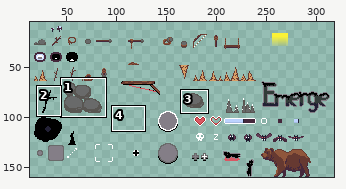
Pixel-art file: Assets/Sprites/Atlas/Atlas_01.aseprite. Above, an overview of the earlier version with the close-up marked.
Close-up. Old version:
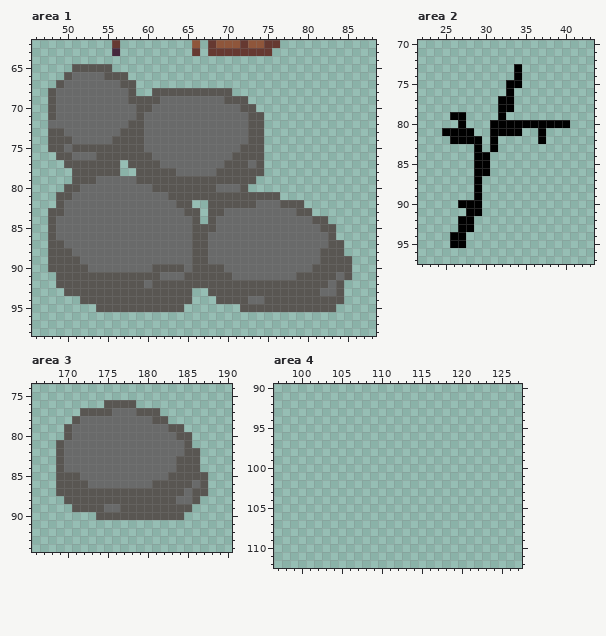
320x160 pixels, 1 frame. Pixels under 10% opacity are left out. Shown: area 1: x 46..88, y 62..98; area 2: x 22..43, y 70..97; area 3: x 166..190, y 74..94; area 4: x 97..127, y 90..112. The wide view leaves out empty margins. The commit also changed other parts of the picture, which this record leaves out.
Now the later version:
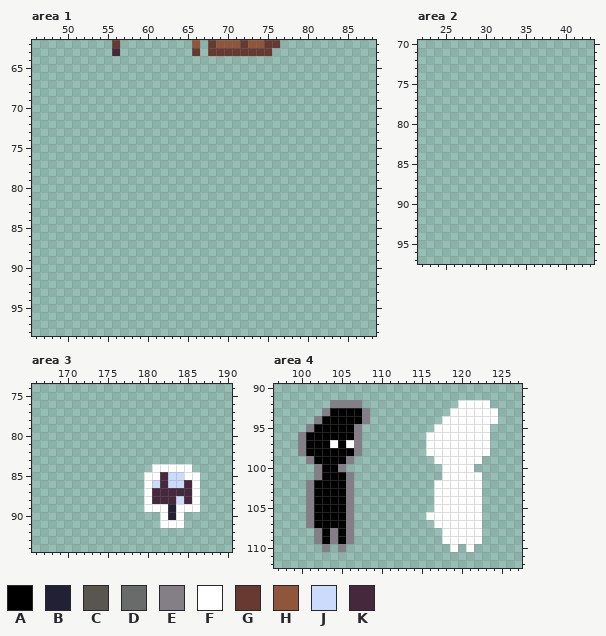
Palette (. is transparent): A #000000  B #222034  C #595652  D #696a6a  E #847e87  F #ffffff  G #663931  H #8f563b  J #cbdbfc  K #45283c
Difference:
Changed rows in their new state; - is an unchanged pixel.
Area 1:
first column x 48:
65 ---.....------------------------------
66 --........----------------------------
67 -..........---------------------------
68 ...........--..........---------------
69 .........................-------------
70 ..........................------------
71 ...........................-----------
72 ...........................-----------
73 ...........................-----------
74 ...........................-----------
75 ...........................-----------
76 -..........................-----------
77 --.......-.................-----------
78 ---......--................-----------
79 ---.......................------------
80 --.......................-------------
81 -............................---------
82 -.................--............------
83 ...................-.............-----
84 ...................-...............---
85 ....................................--
86 ....................................--
87 .....................................-
88 .....................................-
89 ......................................
90 ......................................
91 -.....................................
92 -....................................-
93 --................--.................-
94 ----..............---................-
95 ------...........-------............--
Area 2:
first column x 25:
73 ---------.------
74 ---------.------
75 --------..------
76 --------.-------
77 -------..-------
78 -------..-------
79 -..----.--------
80 --.---..........
81 ....--....--.---
82 -....-.-----.---
83 ----.-.---------
84 ----..----------
85 ----..----------
86 ----..----------
87 ----.-----------
88 ----.-----------
89 ----.-----------
90 --...-----------
91 ---..-----------
92 --..------------
93 --..------------
94 -..-------------
95 -..-------------
Area 3:
first column x 169:
76 ------....---------
77 ---..........------
78 --............-----
79 -...............---
80 -................--
81 .................--
82 ..................-
83 ..................-
84 ............FFFFF.-
85 ...........FFKJJFF.
86 ...........FJKJJKF.
87 ...........FKKKKKF.
88 -..........FKKKJKF-
89 --.........FFFBFFF-
90 -----........FBF---
91 -------------FFF---
Area 4:
first column x 100:
 92 ----EEEE------------FFFF-
 93 ---EAAAAE----------FFFFFF
 94 --EAAAAAE---------FFFFFFF
 95 -EAAAAAE---------FFFFFFF-
 96 EAAAAAAE--------FFFFFFFF-
 97 EAAAFAFE--------FFFFFFFF-
 98 EAAAAAAE--------FFFFFFFF-
 99 -EAAAAE----------FFFFFF--
100 --EAAE------------FFFF---
101 --EAAAE-----------FFFFF--
102 -EAAAAE----------FFFFFF--
103 -EAAAAE----------FFFFFF--
104 -EAAAAE----------FFFFFF--
105 -EAAAAE----------FFFFFF--
106 -EAAAAE---------FFFFFFF--
107 -EAAAAE----------FFFFFF--
108 --EAEAE-----------FFFFF--
109 --EAEAE-----------FFFFF--
110 ---E-E-------------F-F---
